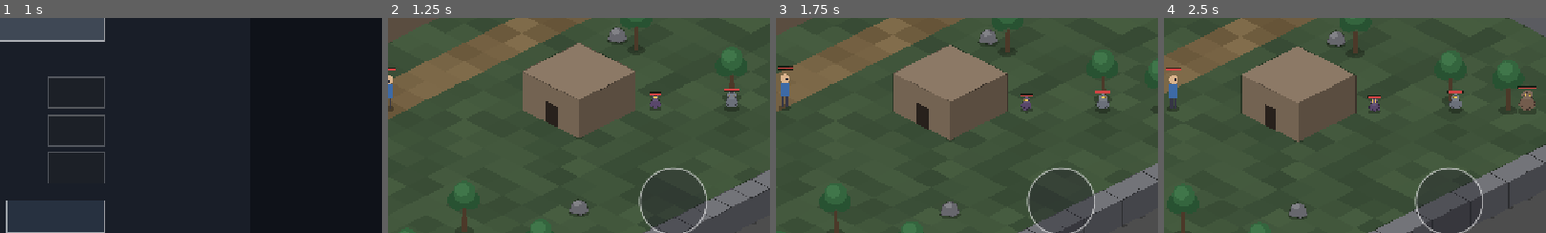
Above: before the commit, frames 1-4 (left to right).
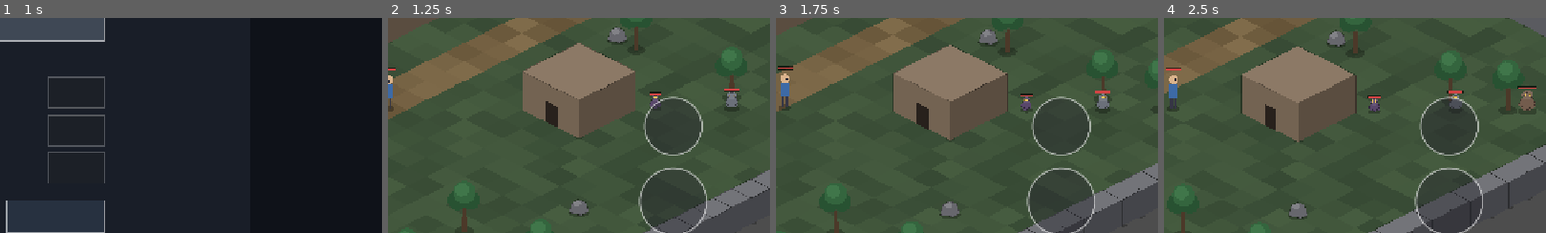
Above: after the commit, the same moments.

Repository: gbcmikeblue/game_qy2
Game: Godot game, scene res://scenes/ui/main_menu.tscn
Two runs of this game, one before a commit and one after it. Both use one fixed random seed, a clock stepped at 60 frames per second and the inputs below.
Inputs (mouse positions are % of the whole screen's width and height, from its top left):
- Up to frame 1 (1 s): tap Enter at 0.5 s; drag from (50, 35) to (60, 28) at 0.52 s
- Up to frame 2 (1.25 s): no input
- Up to frame 3 (1.75 s): drag from (13, 76) to (45, 70) at 1.27 s
- Up to frame 4 (2.5 s): move the mouse to (87, 77) at 2.02 s; hold D (move_right) from 2.03 s (still down); hold J (attack) from 2.03 s (still down); tap K at 2.1 s; click (87, 77) at 2.17 s
The pictures show only the part of the screen within x 50-100%, y 34-84%; the shares and areas given below are measured in that part.

Frame 1 is identical in both runs. In frame 2, 0.4% of the frame differs, in the area x 66-83%, y 36-64%; in frame 3, 0.4%; in frame 4, 0.6%.

Commit message:
阶段D-B6：主动技能 + 魔法值
技能（重击）：消耗 MP 10、冷却 3s、伤害为普攻 2.2 倍；命中/暴击/飘字仍走 CombatService，失败（无目标/冷却中/魔法不足/超距）不扣蓝也不进冷却。

魔法：player.json 新增 mp_regen/skill_mp_cost/skill_cooldown/skill_multiplier；玩家新增 mp 与小数累计回复（整数截断会导致永远回不满）；HUD 血量行改为「生命 x/y 魔法 a/b」，新增技能按钮（复用 touch_button，用 action 区分 attack/skill，按下不再广播持续攻击）。

stage_b_check 新增技能 10 条断言并修正一处受新行为牵连的用例（技能键此前是空实现，现在会真施放，先清空魔法以免打残后续步骤的目标）。8 套 688 条全绿。

Diff:
--- a/data/actors/player.json
+++ b/data/actors/player.json
@@ -3,6 +3,10 @@
     "display_name": "HERO",
     "max_hp": 120,
     "max_mp": 30,
+    "mp_regen": 2.0,
+    "skill_mp_cost": 10,
+    "skill_cooldown": 3.0,
+    "skill_multiplier": 2.2,
     "hurt_invuln": 0.3,
     "respawn_delay": 2.0,
     "respawn_invuln": 1.0,
--- a/data/i18n/en.json
+++ b/data/i18n/en.json
@@ -117,6 +117,10 @@
   "inventory.full": "Inventory full",
 
   "button.inventory": "BAG",
+  "button.skill": "SKILL",
+  "hud.hp_mp": "HP %d/%d   MP %d/%d",
+  "skill.no_mp": "Not enough MP",
+  "skill.cooling": "Cooling down",
   "inv.title": "INVENTORY",
   "inv.tab.bag": "BAG",
   "inv.tab.equip": "EQUIP",
--- a/data/i18n/zh.json
+++ b/data/i18n/zh.json
@@ -117,6 +117,10 @@
   "inventory.full": "背包已满",
 
   "button.inventory": "背包",
+  "button.skill": "技能",
+  "hud.hp_mp": "生命 %d/%d   魔法 %d/%d",
+  "skill.no_mp": "魔法不足",
+  "skill.cooling": "冷却中",
   "inv.title": "背包",
   "inv.tab.bag": "背包",
   "inv.tab.equip": "装备",
--- a/scenes/ui/hud.tscn
+++ b/scenes/ui/hud.tscn
@@ -34,6 +34,21 @@
 offset_bottom = -68.0
 mouse_filter = 0
 script = ExtResource("3_btn")
+
+[node name="SkillButton" type="Control" parent="."]
+anchor_left = 1.0
+anchor_top = 1.0
+anchor_right = 1.0
+anchor_bottom = 1.0
+offset_left = -200.0
+offset_top = -330.0
+offset_right = -64.0
+offset_bottom = -194.0
+mouse_filter = 0
+script = ExtResource("3_btn")
+radius = 48.0
+caption = "SKILL"
+action = "skill"
 
 [node name="SettingsButton" type="Control" parent="."]
 anchor_left = 1.0
--- a/scripts/actors/player_controller.gd
+++ b/scripts/actors/player_controller.gd
@@ -4,13 +4,13 @@
 ##
 ## 选中与攻击完全分离（本文件是这两条链路的唯一边界）：
 ## 1. 选中：外部（点击/点触的世界拾取器）调用 select_target()/clear_selection()，
-##    这里只维护“当前选中目标”与它的高亮，不产生任何伤害、不触发任何攻击。
+##    这里只维护"当前选中目标"与它的高亮，不产生任何伤害、不触发任何攻击。
 ## 2. 攻击：只由 attack_requested（ATK 按钮 / 攻击键）触发，作用于当前选中目标；
 ##    没有选中目标时攻击不会自动选目标，只空挥。
-## 3. 自动接近：只有“按攻击键且选中目标在攻击距离外”才开启；摇杆、技能、暂停、
+## 3. 自动接近：只有"按攻击键且选中目标在攻击距离外"才开启；摇杆、技能、暂停、
 ##    目标失效都会立刻关闭，且不会自行恢复。
 ##
-## 候选范围：目标脚底落在“视口矩形向内收缩 lock_screen_margin”的区域（每帧实时计算）。
+## 候选范围：目标脚底落在"视口矩形向内收缩 lock_screen_margin"的区域（每帧实时计算）。
 
 ## 受击/复活时序：数值在 data/actors/player.json，测试可注入更短的值来加速验收。
 var hurt_invuln := 0.3
@@ -39,6 +39,14 @@
 var max_hp := 120
 ## 魔法上限：阶段 C 只做属性预留，技能系统落地后才消耗（决策 N05）。
 var max_mp := 30
+## 当前魔法值与技能参数（数值在 player.json）。技能是 Q12 的 B 阶段首个主动技能。
+var mp := 30
+var mp_regen := 2.0
+var skill_mp_cost := 10
+var skill_cooldown := 3.0
+var skill_multiplier := 2.2
+var _skill_cd_left := 0.0
+var _mp_frac := 0.0
 var attack := 20.0
 var defense := 5.0
 var crit_rate := 0.1
@@ -52,7 +60,7 @@
 var auto_approach := true
 var approach_stop_ratio := 0.85
 
-## 持续攻击：长按秒数 / 连点次数（可在“设置 → 玩家战斗”里改，运行时实时生效）。
+## 持续攻击：长按秒数 / 连点次数（可在"设置 → 玩家战斗"里改，运行时实时生效）。
 var auto_attack_hold_seconds := 0.8
 var auto_attack_tap_count := 5
 ## 连点计数的滚动窗口（设计值，不进设置面板）。
@@ -70,7 +78,7 @@
 var _respawn_left := 0.0
 var _dead := false
 
-## 当前选中的目标（等价于旧版本的“锁定目标”）。
+## 当前选中的目标（等价于旧版本的"锁定目标"）。
 var _locked: EnemyController = null
 
 var _path: Array[Vector2i] = []
@@ -207,7 +215,58 @@
 
 
 func get_mp() -> int:
-	return 0
+	return mp
+
+
+func get_skill_cooldown_left() -> float:
+	return _skill_cd_left
+
+
+## 主动技能：重击。消耗 MP、有冷却，伤害为普攻的 skill_multiplier 倍。
+## 冷却与 MP 的判定放在真正结算之前，失败不扣蓝也不进冷却。
+func try_skill() -> int:
+	if _dead or not _has_valid_lock():
+		return 0
+	var target := _locked
+	if not is_instance_valid(target) or not target.is_alive():
+		return 0
+	if _skill_cd_left > 0.0:
+		CombatFx.show_text(global_position + Vector2(0.0, -44.0), Locale.t("skill.cooling"),
+				Color(0.75, 0.75, 0.85))
+		return 0
+	if mp < skill_mp_cost:
+		CombatFx.show_text(global_position + Vector2(0.0, -44.0), Locale.t("skill.no_mp"),
+				Color(0.55, 0.65, 0.95))
+		return 0
+	if global_position.distance_to(target.global_position) > attack_range * 1.25:
+		return 0
+
+	var result := CombatService.strike(self, target, {
+		"attack": attack * skill_multiplier,
+		"crit_rate": crit_rate,
+		"crit_damage": crit_damage,
+		"rng": _rng,
+		"max_range": attack_range * 1.25,
+		"show_damage_fx": true,
+	})
+	if not bool(result["hit"]):
+		return 0
+	mp -= skill_mp_cost
+	_skill_cd_left = skill_cooldown
+	return 1
+
+
+## 魔法回复：死亡时不回；累计小数部分，够 1 点才进位（避免每帧截断导致永远回不满）。
+func _tick_mp(delta: float) -> void:
+	_skill_cd_left = maxf(0.0, _skill_cd_left - delta)
+	if _dead or mp >= max_mp:
+		return
+	_mp_frac += mp_regen * delta
+	if _mp_frac < 1.0:
+		return
+	var gain := int(_mp_frac)
+	_mp_frac -= float(gain)
+	mp = mini(max_mp, mp + gain)
 
 
 func get_max_mp() -> int:
@@ -251,7 +310,7 @@
 
 ## 点击/点触选中：只改选中状态与高亮，绝不触发攻击。
 ## 目标必须存活且脚底在当前可见安全矩形内，否则返回 false。
-## from_aggro=true 表示由“被攻击接管”驱动，此时不清除仇恨锁。
+## from_aggro=true 表示由"被攻击接管"驱动，此时不清除仇恨锁。
 func select_target(enemy: EnemyController, from_aggro := false) -> bool:
 	if _dead or not is_instance_valid(enemy) or not enemy.is_alive():
 		return false
@@ -290,7 +349,7 @@
 	return not lock_targets().is_empty()
 
 
-## 主操作按钮的文案 key：由“选中目标的类型”决定（怪物=攻击 / NPC=交互 / 植物=采摘 / 玩家=观察）。
+## 主操作按钮的文案 key：由"选中目标的类型"决定（怪物=攻击 / NPC=交互 / 植物=采摘 / 玩家=观察）。
 ## 没有选中目标时回退到攻击，新增类型只需要改 data/targets/interactions.json。
 func get_selected_action_key() -> String:
 	var kind := "monster"
@@ -336,7 +395,7 @@
 		_visual.set_facing(_facing)
 
 
-## 主操作（ATK 按钮 / 攻击键）：统一入口，按“选中目标的类型”分发。
+## 主操作（ATK 按钮 / 攻击键）：统一入口，按"选中目标的类型"分发。
 ## - 目标超距：先自动接近（不消耗冷却，也不产生动作）
 ## - 归类为 action.attack（怪物，或未知类型回退）：走战斗结算
 ## - 其它类型（NPC/植物/玩家）：只广播 target_action_requested 并飘字，绝不造成伤害
@@ -358,7 +417,7 @@
 
 	var target := _locked
 	if global_position.distance_to(target.global_position) > attack_range:
-		# 目标在攻击距离外：这次按键表示“走过去”，开启自动接近、不消耗冷却。
+		# 目标在攻击距离外：这次按键表示"走过去"，开启自动接近、不消耗冷却。
 		_approach_enabled = true
 		_reset_approach_state()
 		return 0
@@ -398,7 +457,7 @@
 
 
 func take_damage(amount: int, source: Node = null) -> void:
-	# 先记录“谁在攻击我”，再判断能不能真正扣血：
+	# 先记录"谁在攻击我"，再判断能不能真正扣血：
 	# 复活无敌帧、受击保护期内攻击虽然不生效，但目标接管必须照常进行，
 	# 否则复活后立刻挨打时会没有选中目标。
 	_latch_attacker(source)
@@ -417,6 +476,7 @@
 	_clock += delta
 	_cooldown_left = maxf(0.0, _cooldown_left - delta)
 	_invuln_left = maxf(0.0, _invuln_left - delta)
+	_tick_mp(delta)
 
 	if _dead:
 		_respawn_left -= delta
@@ -451,7 +511,7 @@
 	velocity = velocity.move_toward(target_speed, rate * delta)
 	move_and_slide()
 
-	# 移动输入已在上面取消持续攻击，这里只处理“触发/维持”。
+	# 移动输入已在上面取消持续攻击，这里只处理"触发/维持"。
 	_tick_auto_attack(delta)
 
 
@@ -463,7 +523,7 @@
 
 
 ## 触发阈值说明：按住主操作 ≥ auto_attack_hold_seconds，或在 auto_attack_tap_window 内
-## 连点 ≥ auto_attack_tap_count 次。两个阈值都可在“设置 → 玩家战斗”里调整。
+## 连点 ≥ auto_attack_tap_count 次。两个阈值都可在"设置 → 玩家战斗"里调整。
 func _tick_auto_attack(delta: float) -> void:
 	var holding := Input.is_action_pressed("attack") or _ui_attack_held
 	if holding:
@@ -580,7 +640,7 @@
 	return _should_auto_approach()
 
 
-## 自动接近是否处于“已开启”状态（即使当前已在攻击距离内、暂时不需要移动）。
+## 自动接近是否处于"已开启"状态（即使当前已在攻击距离内、暂时不需要移动）。
 func is_approach_enabled() -> bool:
 	return _approach_enabled
 
@@ -707,6 +767,7 @@
 	crit_damage = float(s.get("crit_damage", crit_damage))
 	max_hp = int(s.get("max_hp", max_hp))
 	max_mp = int(s.get("max_mp", max_mp))
+	mp = clampi(mp, 0, max_mp)
 	if _health != null:
 		_health.set_max_hp(max_hp)
 
@@ -732,6 +793,10 @@
 	hurt_invuln = float(def.get("hurt_invuln", hurt_invuln))
 	respawn_delay = float(def.get("respawn_delay", respawn_delay))
 	respawn_invuln = float(def.get("respawn_invuln", respawn_invuln))
+	mp_regen = float(def.get("mp_regen", mp_regen))
+	skill_mp_cost = int(def.get("skill_mp_cost", skill_mp_cost))
+	skill_cooldown = float(def.get("skill_cooldown", skill_cooldown))
+	skill_multiplier = float(def.get("skill_multiplier", skill_multiplier))
 	auto_approach = bool(def.get("auto_approach", auto_approach))
 	approach_stop_ratio = float(def.get("approach_stop_ratio", approach_stop_ratio))
 	# 持续攻击与仇恨锁的设计默认值（用户可在设置里覆盖前两项）。
@@ -741,7 +806,7 @@
 	aggro_latch_timeout = float(def.get("aggro_latch_timeout", aggro_latch_timeout))
 
 
-## 用户在“设置 → 玩家战斗”里改的阈值实时生效。
+## 用户在"设置 → 玩家战斗"里改的阈值实时生效。
 func _apply_combat_settings() -> void:
 	auto_attack_hold_seconds = GameSettings.combat_value("auto_attack_hold_seconds", auto_attack_hold_seconds)
 	auto_attack_tap_count = int(GameSettings.combat_value("auto_attack_tap_count", float(auto_attack_tap_count)))
@@ -759,9 +824,10 @@
 
 
 func _on_skill_requested(_skill_id: String) -> void:
-	# 技能按钮（后续接入）同样打断自动接近与持续攻击。
+	# 技能按钮同样打断自动接近与持续攻击，然后尝试施放。
 	cancel_auto_approach()
 	cancel_auto_attack()
+	try_skill()
 
 
 func _on_game_paused(is_paused: bool) -> void:
--- a/scripts/ui/hud.gd
+++ b/scripts/ui/hud.gd
@@ -20,6 +20,7 @@
 @onready var _hp_fill: ColorRect = $HpFill
 @onready var _hp_label: Label = $HpLabel
 @onready var _attack_button = $AttackButton
+@onready var _skill_button = $SkillButton
 @onready var _settings_button: UiButton = $SettingsButton
 @onready var _inventory_button: UiButton = $InventoryButton
 @onready var _hint_label: Label = $HintLabel
@@ -149,6 +150,8 @@
 ## 切后台的暂停由 GameManager 负责，HUD 只消费状态。
 func _update_interaction_gate() -> void:
 	_attack_button.set_disabled(GameManager.is_paused)
+	if _skill_button != null:
+		_skill_button.set_disabled(GameManager.is_paused)
 
 
 func _process(_delta: float) -> void:
@@ -166,6 +169,7 @@
 func _refresh_texts() -> void:
 	_settings_button.set_caption(Locale.t("button.settings"))
 	_inventory_button.set_caption(Locale.t("button.inventory"))
+	_skill_button.set_caption(Locale.t("button.skill"))
 	_update_action_button()
 	_update_hint()
 
@@ -229,7 +233,11 @@
 	# 宽度按 HpBack 的实时宽度取比例（锚点化后血条宽度随安全区/视口变化）。
 	var full_width := maxf(0.0, _hp_back.size.x - HP_FILL_INSET * 2.0)
 	_hp_fill.size = Vector2(full_width * ratio, _hp_fill.size.y)
-	_hp_label.text = Locale.t("hud.hp", [current, maximum])
+	if player.has_method("get_mp"):
+		_hp_label.text = Locale.t("hud.hp_mp", [current, maximum,
+				int(player.get_mp()), int(player.get_max_mp())])
+	else:
+		_hp_label.text = Locale.t("hud.hp", [current, maximum])
 
 
 ## 选中行：只展示当前选中目标（选中由点击完成，与攻击无关）。
--- a/scripts/ui/touch_button.gd
+++ b/scripts/ui/touch_button.gd
@@ -15,6 +15,8 @@
 
 @export var radius := 56.0
 @export var caption := "ATK"
+## 按钮动作：attack = 主操作；skill = 技能（只在抬起时广播一次 skill_requested）。
+@export var action := "attack"
 
 var _held := false
 var _disabled := false
@@ -84,7 +86,9 @@
 	_held = true
 	queue_redraw()
 	# 按下即通知，用于“长按达到秒数触发持续攻击”；动作本身仍只在抬起时触发。
-	EventBus.attack_pressed.emit()
+	# 技能按钮没有「长按连发」语义，按下时什么也不发。
+	if action == "attack":
+		EventBus.attack_pressed.emit()
 
 
 func _release() -> void:
@@ -93,7 +97,10 @@
 	_held = false
 	_touch_index = -1
 	queue_redraw()
-	EventBus.attack_requested.emit()
+	if action == "skill":
+		EventBus.skill_requested.emit("heavy_strike")
+	else:
+		EventBus.attack_requested.emit()
 
 
 func _draw() -> void:
--- a/tests/stage_b_check.gd
+++ b/tests/stage_b_check.gd
@@ -51,6 +51,7 @@
 
 	_test_combat_math()
 	_test_combat_service()
+	_test_skill()
 	_test_health_component()
 	_test_pathfinding()
 	await _test_fsm()
@@ -168,6 +169,61 @@
 	blocked.queue_free()
 
 
+## 技能（重击）：扣蓝 + 冷却 + 失败不扣蓝不进冷却 + 伤害倍率。
+func _test_skill() -> void:
+	_clear_enemies()
+	await get_tree().physics_frame
+	await _ensure_player_alive()
+	_player.global_position = _map.spawn_world_position()
+	_player.velocity = Vector2.ZERO
+	_player.crit_rate = 0.0
+	InputManager.touch_vector = Vector2.ZERO
+	await get_tree().physics_frame
+
+	var target = _spawn_static_enemy(Vector2(0.0, 40.0))
+	await get_tree().physics_frame
+	_check(_player.select_target(target), "技能测试前提：选中目标")
+
+	# 1) 正常施放
+	_player.mp = _player.max_mp
+	_player._skill_cd_left = 0.0
+	var hp_before: int = target.get_hp()
+	var mp_before: int = _player.get_mp()
+	_check(_player.try_skill() == 1, "技能命中返回 1")
+	var dealt: int = hp_before - target.get_hp()
+	var expected := maxi(1, int(round(_player.attack * _player.skill_multiplier - target.get_defense())))
+	_check(dealt == expected, "技能伤害 = 攻击×倍率 - 防御（%d，期望 %d）" % [dealt, expected])
+	_check(_player.get_mp() == mp_before - _player.skill_mp_cost,
+			"扣除魔法（%d → %d）" % [mp_before, _player.get_mp()])
+	_check(_player.get_skill_cooldown_left() > 0.0,
+			"进入冷却（剩余 %.1fs）" % _player.get_skill_cooldown_left())
+
+	# 2) 冷却中再按：无效，且不扣蓝不造成伤害
+	var mp_after: int = _player.get_mp()
+	var hp_after: int = target.get_hp()
+	_check(_player.try_skill() == 0, "冷却中施放返回 0")
+	_check(target.get_hp() == hp_after and _player.get_mp() == mp_after,
+			"冷却中既不造成伤害也不扣蓝")
+
+	# 3) 魔法不足：无效，且不进入冷却
+	_player._skill_cd_left = 0.0
+	_player.mp = _player.skill_mp_cost - 1
+	_check(_player.try_skill() == 0, "魔法不足时返回 0")
+	_check(_player.get_skill_cooldown_left() == 0.0, "施放失败不进入冷却")
+
+	# 4) 目标被清场后技能无效（不调用 clear_targets：那个入口会重置持续攻击状态，
+	#    后续的「持续攻击」用例依赖它保持干净）。
+	_player.mp = _player.max_mp
+	_player._skill_cd_left = 0.0
+	_clear_enemies()
+	await get_tree().physics_frame
+	await get_tree().physics_frame
+	_check(_player.try_skill() == 0, "没有目标时技能无效")
+
+	_player.mp = _player.max_mp
+	_player._skill_cd_left = 0.0
+
+
 func _test_health_component() -> void:
 	var health := HealthComponent.new()
 	add_child(health)
@@ -917,6 +973,9 @@
 		await get_tree().physics_frame
 	await get_tree().physics_frame
 	_check(_player.is_auto_attack_active(), "持续攻击重新开启")
+	# 技能键现在会真的施放（此前是空实现）。本步骤只验「技能键中断持续攻击」，
+	# 所以先清空魔法，避免把下一步要用的目标打残或打死。
+	_player.mp = 0
 	EventBus.skill_requested.emit("test_skill")
 	await get_tree().physics_frame
 	_check(not _player.is_auto_attack_active(), "技能键中断持续攻击")
